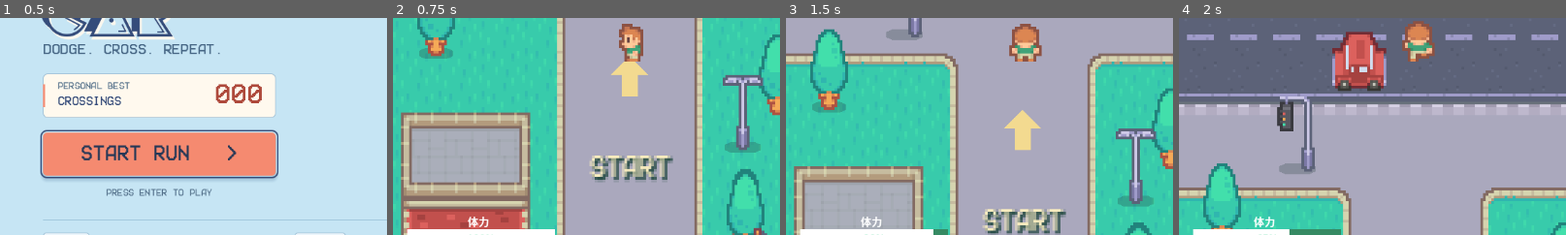
Above: before the commit, frames 1-4 (left to right).
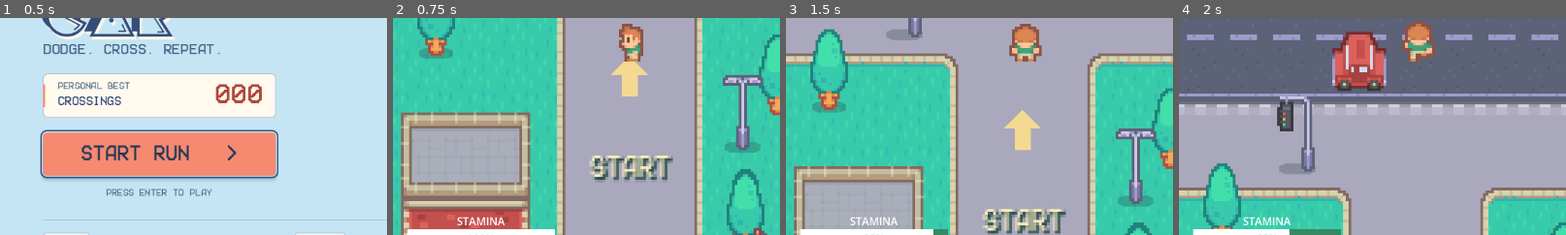
Above: after the commit, the same moments.

Repository: Alking123456374/CRAZY-CAR
Game: Godot game, scene res://scene/home.tscn
Same seed, same stepped clock (60 frames per second), same inputs: the game is played once before the commit and once after it.
Inputs:
- Up to frame 1 (0.5 s): no input
- Up to frame 2 (0.75 s): click "START RUN >" at 0.5 s
- Up to frame 3 (1.5 s): tap Enter at 1.25 s; hold W (up) from 1.28 s (still down); hold Shift (run) from 1.28 s (still down)
- Up to frame 4 (2 s): keep holding W (up); keep holding Shift (run)
The pictures show only the part of the screen within x 0-50%, y 44-94%; the shares and areas given below are measured in that part.

Frame 1 is identical in both runs. In frame 2, 0.3% of the frame differs, in the area x 16-29%, y 91-97%; in frame 3, 0.3%; in frame 4, 0.3%.

Commit message:
改bug
1、重开体力回满
2、钟点层级问题
3、有无法识别的字符

Diff:
--- a/scene/game.tscn
+++ b/scene/game.tscn
@@ -204,7 +204,7 @@
 offset_bottom = 3.0
 grow_horizontal = 2
 grow_vertical = 2
-text = "体力"
+text = "STAMINA"
 
 [node name="StaminaBar" type="ProgressBar" parent="CanvasLayer/staminaUI" unique_id=642449197]
 layout_mode = 0
--- a/scripts/creatCar.gd
+++ b/scripts/creatCar.gd
@@ -50,4 +50,5 @@
 	$"../player".visible = true
 	$"../player/CollisionShape2D".set_deferred("disabled",false)
 	$"../player".position = bodyPositon
+	$"../player".stamina = $"../player".max_stamina
 	Global.inputEnable = true
--- a/scripts/game.gd
+++ b/scripts/game.gd
@@ -53,7 +53,10 @@
 	var setPosition = $player.position
 	var people = peopleImg.instantiate()
 	people.position = setPosition
+	people.z_as_relative = false
+	people.z_index = 100
 	$player.position = Global.playerPosition
+	$player.stamina = $player.max_stamina
 	$basic_Map.add_child(people)
 
 # 得分后加快车生成速度
Not shown, added: scene/game.tscn.before-stamina-goal-fix-20261014.bak
Not shown, added: scripts/creatCar.gd.before-stamina-goal-fix-20261014.bak
Not shown, added: scripts/game.gd.before-stamina-goal-fix-20261014.bak
